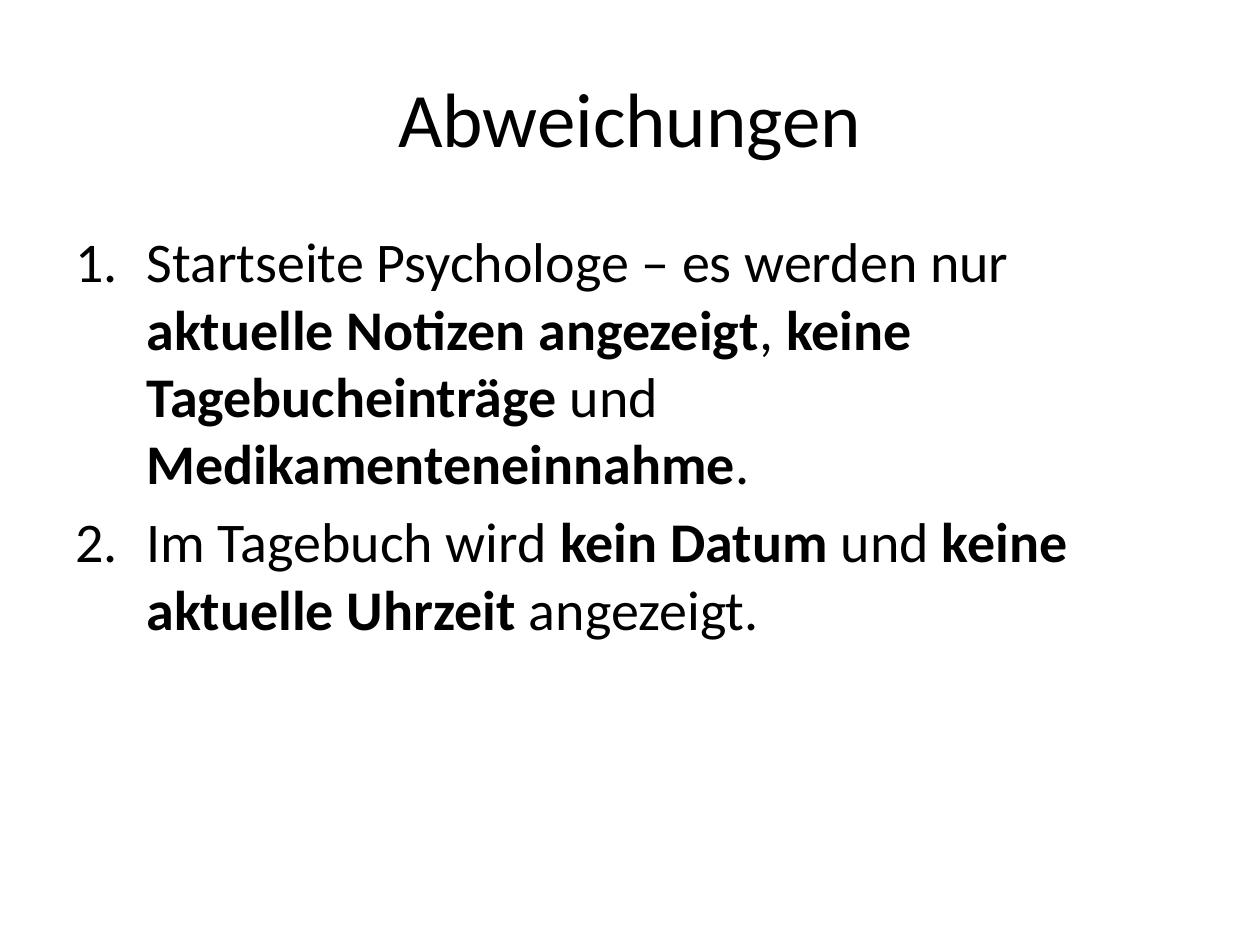
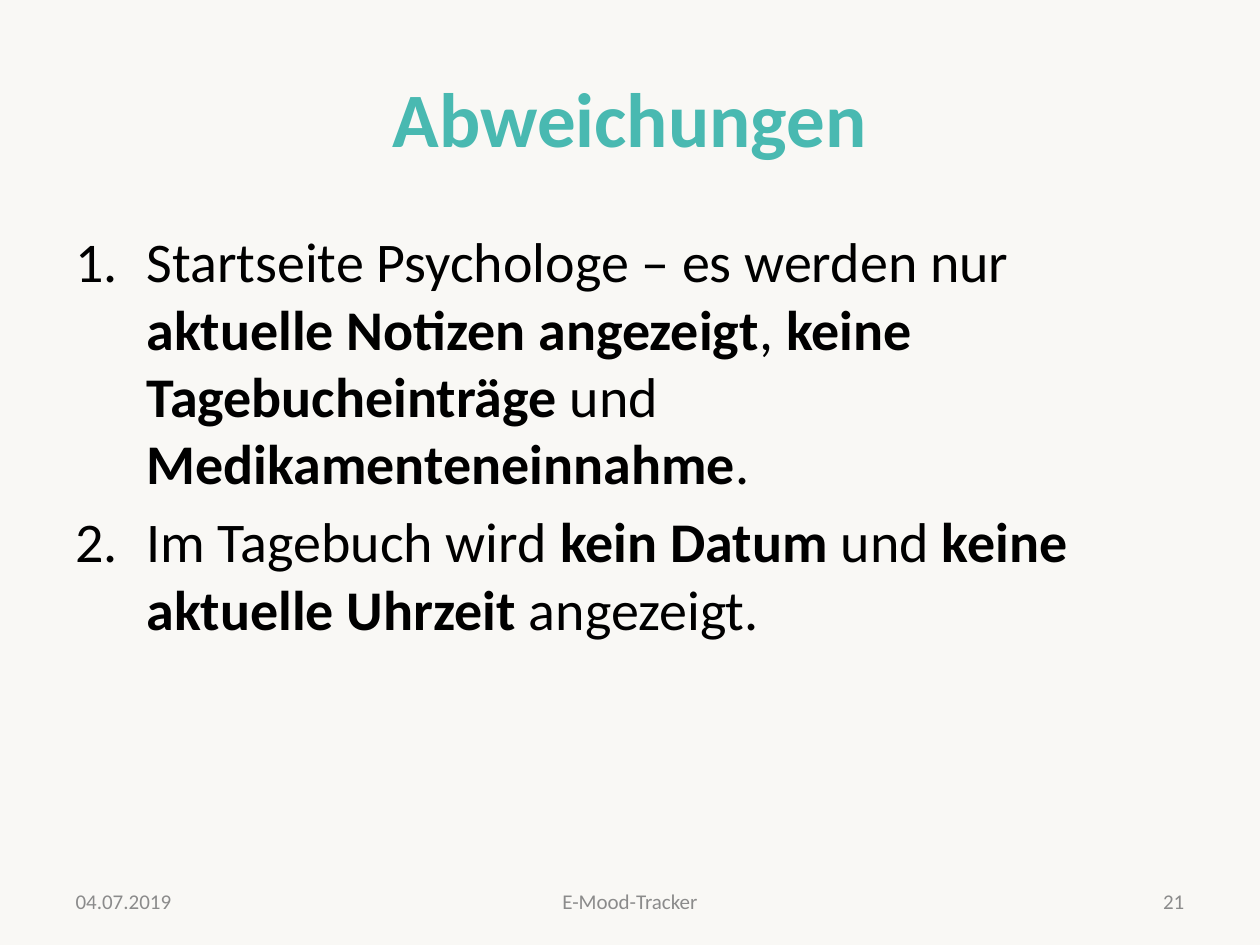
Before and after one commit to valeriapag/E-Mood-Tracker, a slide deck: slide 21 of Doku/endpräsentation-ehalth.pptx (slide 19 before the commit). Drawn at 1260x945 pixels with LibreOffice and Linux fonts; fonts in the diff are those of the drawing. Boxes give left, top, right and bottom in pixels: in the first picture for what was removed or moved away, otherwise in the second. Text is boxed around its words. In the diff, an @@ line names an element or a change of style, - is before the commit and + after.

```diff
--- a/Doku/endpräsentation-ehalth.pptx
+++ b/Doku/endpräsentation-ehalth.pptx
@@ background #FFFFFF to #EEECE1 at 33% opacity @@
@@ title "Abweichungen" at (393, 93, 867, 160): text colour #000000 to #49B9B1, bold on @@
@@ text added at (76, 895, 172, 909), 12 pt, text #8C8C8C @@
+04.07.2019
@@ text added at (562, 894, 697, 909), 12 pt, text #8C8C8C @@
+E-Mood-Tracker
@@ page number added at (1163, 895, 1184, 909), 12 pt, text #8C8C8C @@
+21
```
Also in this commit, not shown: 8 other slides changed, 14 slides added, 9 slides removed, 1 other file.
